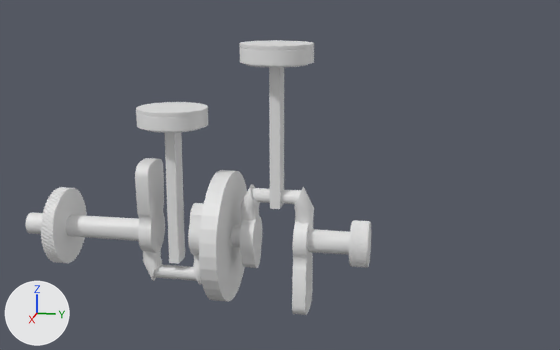
The Blender file Gearbox/Assets/engine.blend as it was, and as the next commit left it.
One viewpoint serves both versions: a 50 mm lens placed at (16.52, 4.57, 5.62), pointed at (-0.09, 1.25, 1.47). The axes (+X, +Y, +Z) are drawn at lower left. The lights are the same throughout.
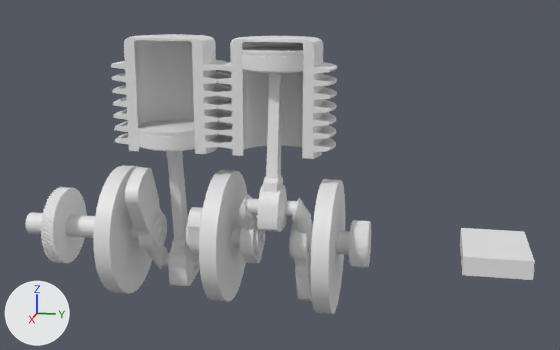
ob_bool is not drawn itself; it is the parent of ob_roundcube_001 and it is used by a modifier of ob_enginehull.
ob_roundcube_001 is not drawn itself; it is used by a modifier of ob_cylinder_001, ob_seperator_001, ob_seperator_002.

Where the change shows, as pixel boxes (x1, y1, x2, y2) in the pictures (560 x 350 px):
'enginehull', added
    after: (111, 34, 337, 159)
'Cylinder', reshaped, turned
    before: (25, 158, 371, 315)
    after: (25, 167, 371, 301)
'seperator.001', added
    after: (93, 165, 152, 294)
'Cylinder.003', deleted
    before: (136, 102, 208, 264)
'Cylinder.002', deleted
    before: (239, 40, 314, 209)
'seperator.002', added
    after: (310, 179, 345, 314)
'Cube', added
    after: (460, 228, 535, 280)
'connectingrod.001', added
    after: (257, 73, 287, 232)
'connectingrod', added
    after: (166, 151, 199, 286)
'piston', added
    after: (138, 120, 195, 151)
'piston.001', added
    after: (242, 46, 303, 73)
part 1 of me_cylinder, added
    after: (151, 211, 189, 252)
part 2 of me_cylinder, added
    after: (253, 224, 294, 259)

The change, as a diff of the scene's bpy script:
```diff
--- a/Gearbox/Assets/engine.blend.py
+++ b/Gearbox/Assets/engine.blend.py
@@ me_cylinder @@
-me_cylinder.from_pydata(...)  # 4272 vertices, 3714 faces; spans x -0.91..0.91, y -4.9..3.3, z -1.71..1.71
+me_cylinder.from_pydata(...)  # 4680 vertices, 4122 faces; spans x -0.91..0.91, y -4.9..3.3, z -1.71..1.71
+# me_cylinder part 1: 204 vertices added at x -0.41..0.41, y -1.65..-0.75, z -0.41..0.43
+# me_cylinder part 2: 204 vertices added at x -0.41..0.41, y 0.75..1.65, z -0.43..0.41
@@ ob_cylinder @@
 ob_cylinder.location = (0.0, 0.0, 0.0)
+ob_cylinder.rotation_euler = (0.0, 0.5, 0.0)  # degrees (0, 29, 0)
@@ ob_cylinder_002 @@
-ob_cylinder_002 = bpy.data.objects.new('Cylinder.002', me_cylinder_002)
@@ ob_cylinder_003 @@
-ob_cylinder_003 = bpy.data.objects.new('Cylinder.003', me_cylinder_004)
@@ ob_cube @@
+ob_cube = bpy.data.objects.new('Cube', me_cube)  # a box spanning x -1.0..1.0, y -1.0..1.0, z -1.0..1.0
+ob_cube.location = (0.0, 6.0, 0.0)
+ob_cube.scale = (1.0, 0.7, 0.2)
@@ ob_roundcube_001 @@
+ob_roundcube_001 = bpy.data.objects.new('Roundcube.001', me_roundcube.copy())
+ob_roundcube_001.parent = ob_bool
+ob_roundcube_001.location = (11.0, 0.0, 0.0)
+ob_roundcube_001.scale = (3.6, 3.6, 3.6)
@@ ob_bool @@
+ob_bool = bpy.data.objects.new('bool', me_roundcube)  # 1016 vertices, 1014 faces; spans x -1.0..1.0, y -1.0..1.0, z -1.0..1.0
+ob_bool.location = (6.462, -0.299, 1.931)
+ob_bool.scale = (6.0, 6.0, 6.0)
@@ ob_seperator_002 @@
+ob_seperator_002 = bpy.data.objects.new('seperator.002', me_cylinder_011)  # a 32-sided cylinder along z spanning x -1.5..1.5, y -1.5..1.5, z -0.19..0.19; modifiers BOOLEAN
+ob_seperator_002.location = (0.0, 2.4, -0.1)
+ob_seperator_002.rotation_euler = (1.571, 0.0, 0.0)  # degrees (90, 0, 0)
@@ ob_seperator_001 @@
+ob_seperator_001 = bpy.data.objects.new('seperator.001', me_cylinder_011.copy())  # modifiers BOOLEAN
+ob_seperator_001.location = (0.0, -2.4, 0.0)
+ob_seperator_001.rotation_euler = (1.571, 0.0, 0.0)  # degrees (90, 0, 0)
@@ ob_enginehull @@
+ob_enginehull = bpy.data.objects.new('enginehull', me_cylinder_009)  # 5568 vertices, 5508 faces; spans x -1.31..1.31, y -3.71..1.31, z -2.0..0.5; modifiers BOOLEAN
+ob_enginehull.location = (0.0, 1.2, 4.0)
@@ ob_connectingrod @@
+ob_connectingrod = bpy.data.objects.new('connectingrod', me_cylinder_007)  # 564 vertices, 564 faces; spans x -0.51..0.51, y -0.5..3.17, z -0.3..0.3
+ob_connectingrod.location = (-0.48, -1.2, -0.88)
+ob_connectingrod.rotation_euler = (-1.571, -2.993, 0.0)  # degrees (-90, -171, 0)
@@ ob_piston @@
+ob_piston = bpy.data.objects.new('piston', me_cylinder_006)  # 804 vertices, 730 faces; spans x -0.8..0.8, y -0.8..0.8, z -0.25..0.2
+ob_piston.location = (0.0, -1.2, 2.32)
@@ ob_connectingrod_001 @@
+ob_connectingrod_001 = bpy.data.objects.new('connectingrod.001', me_cylinder_007.copy())
+ob_connectingrod_001.location = (0.48, 1.2, 0.88)
+ob_connectingrod_001.rotation_euler = (1.571, -0.149, 0.0)  # degrees (90, -8.5, 0)
@@ ob_piston_001 @@
+ob_piston_001 = bpy.data.objects.new('piston.001', me_cylinder_002_1)  # 548 vertices, 474 faces; spans x -0.8..0.8, y -0.8..0.8, z -0.25..0.2
+ob_piston_001.location = (0.0, 1.2, 4.08)
```
